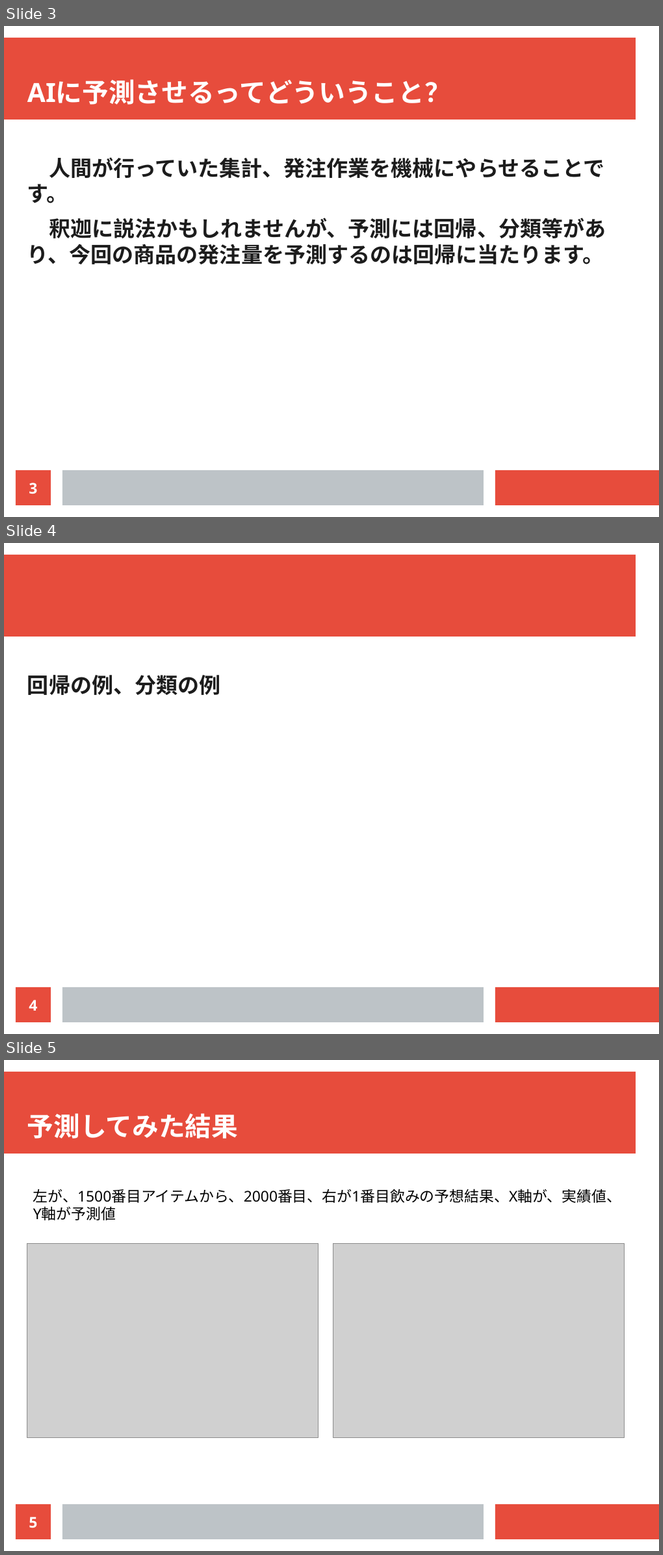
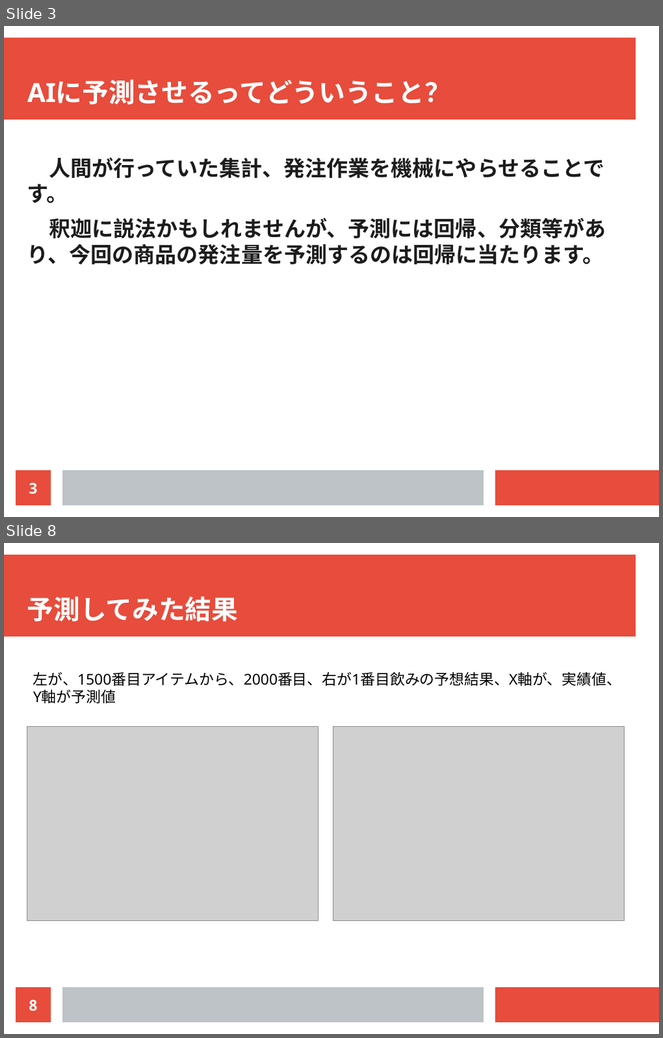
Before and after one commit to ducksfrogs/AIQuest, a slide deck: pbl01_2/docs/presen2.odp. Shown one above the other, each under a label of ours: slides 3, 4 and 5 before the commit, slides 3 and 8 after it; the slides between them are not shown. The pictures are 663x1555 and 663x1038 pixels, drawn with LibreOffice and Linux fonts; fonts in the diff are those of the drawing; grey boxes stand for pictures. Boxes give left, top, right and bottom in pixels: in the first picture for what was removed or moved away, otherwise in the second. Text is boxed around its words. In the diff, an @@ line names an element or a change of style, - is before the commit and + after.

```diff
--- a/pbl01_2/docs/presen2.odp
+++ b/pbl01_2/docs/presen2.odp
@@ slide 4 removed at [4,543,659,1034], background #FFFFFF; not listed: 3 template elements that a slide beside it also shows @@
@@ text removed at [27,675,220,695] @@
-回帰の例、分類の例
@@ page number removed at [16,988,51,1023] @@
-4
@@ what was slide 5 is now slide 8 @@
@@ page number at [29,1000,37,1012]: text changed @@
-5
+8
```
Also in this commit, not shown: 2 slides changed, 4 slides added, 3 other files.
